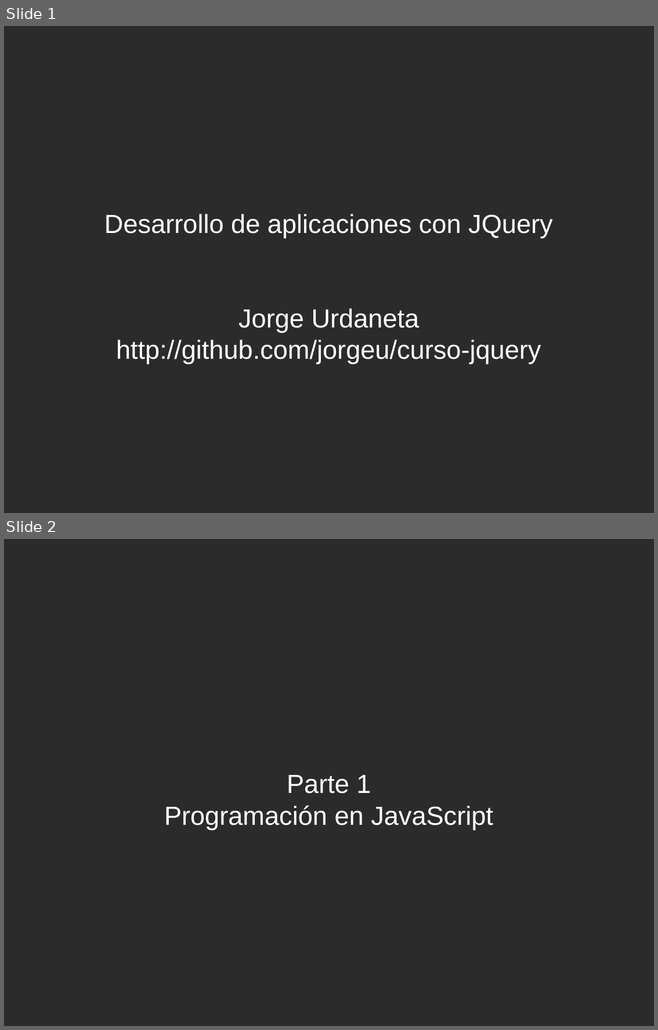
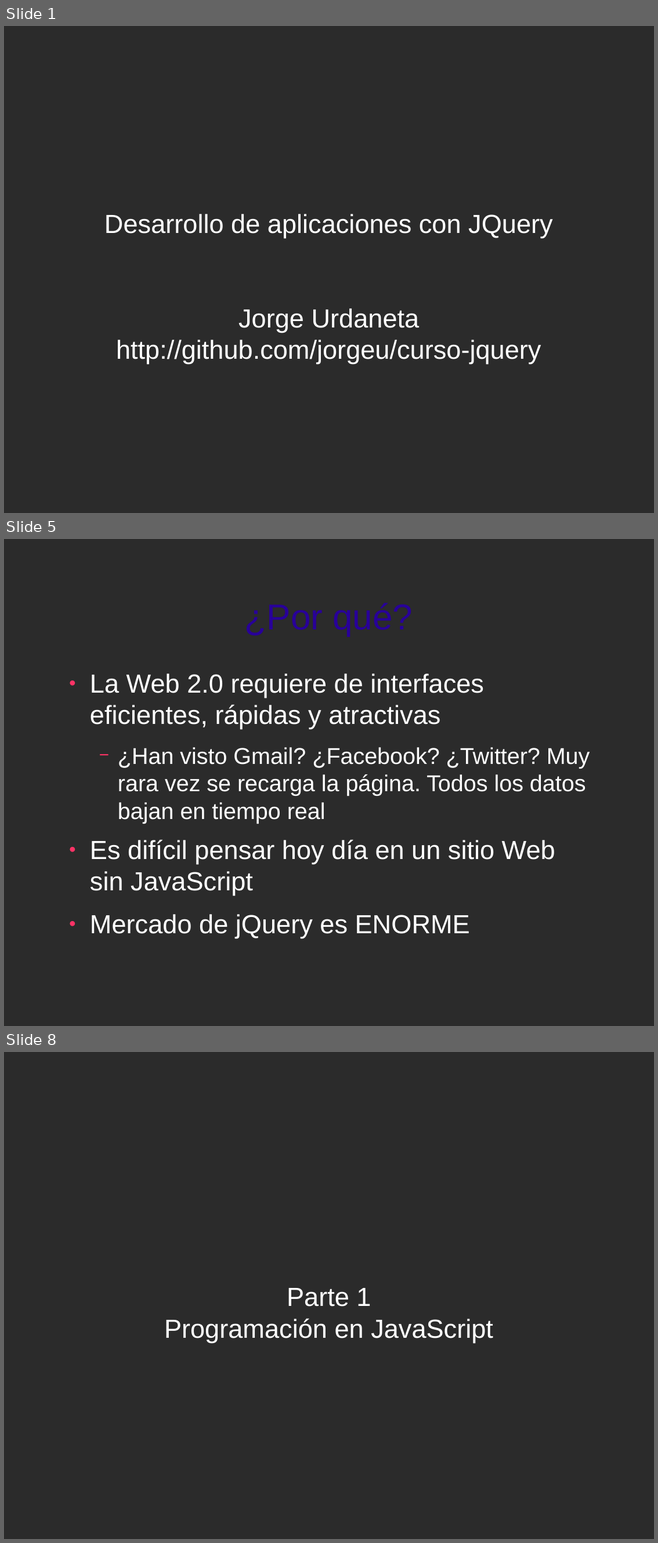
Before and after one commit to jorgeu/curso-jquery, a slide deck: curso-jquery.odp. Shown one above the other, each under a label of ours: slides 1 and 2 before the commit, slides 1, 5 and 8 after it; the slides between them are not shown. The pictures are 658x1030 and 658x1543 pixels, drawn with LibreOffice and Linux fonts; fonts in the diff are those of the drawing; background and template pictures are left out; a plain dark background stands for a picture behind light text. Boxes give left, top, right and bottom in pixels: in the first picture for what was removed or moved away, otherwise in the second. Text is boxed around its words. In the diff, an @@ line names an element or a change of style, - is before the commit and + after.

```diff
--- a/curso-jquery.odp
+++ b/curso-jquery.odp
@@ slide 5 added at (4,539,654,1026), background picture (left out) @@
@@ title added at (245,603,412,636), 44 pt, text #280099 @@
+¿Por qué?
@@ text added at (90,674,590,939), 32 pt, text #FFFFFF @@
+● La Web 2.0 requiere de interfaces eficientes, rápidas y atractivas
+  − ¿Han visto Gmail? ¿Facebook? ¿Twitter? Muy rara vez se recarga la página. Todos los datos bajan en tiempo real
+● Es difícil pensar hoy día en un sitio Web sin JavaScript
+● Mercado de jQuery es ENORME
@@ what was slide 2 is now slide 8 @@
```
Also in this commit, not shown: 18 other slides added, 3 other files.
